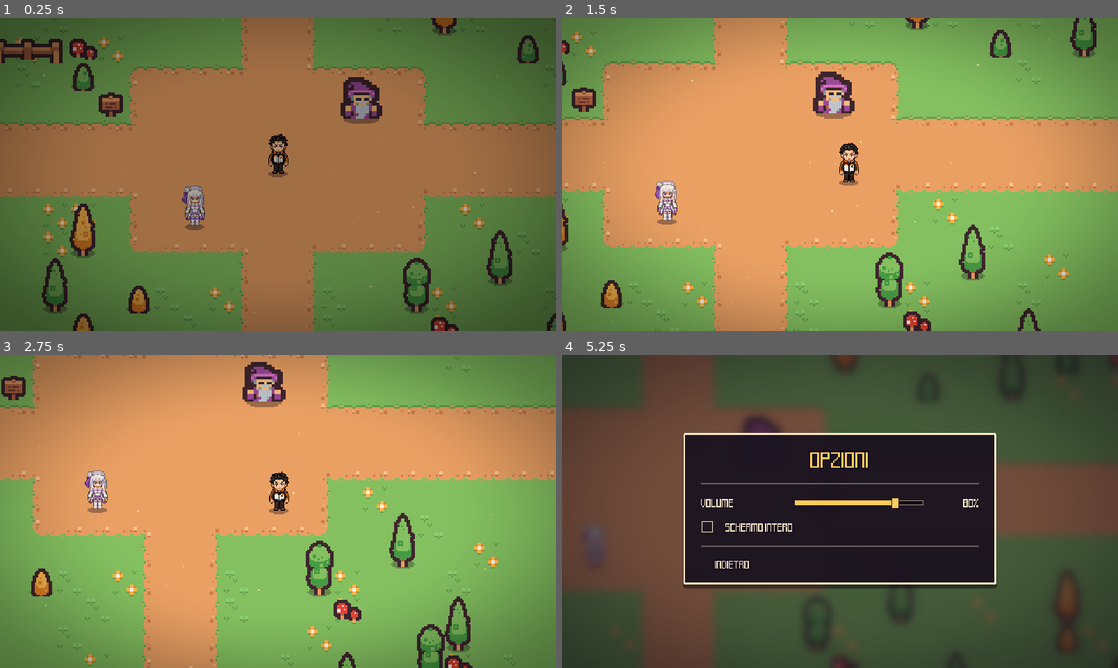
Above: before the commit, frames 1-4 (two rows, left to right).
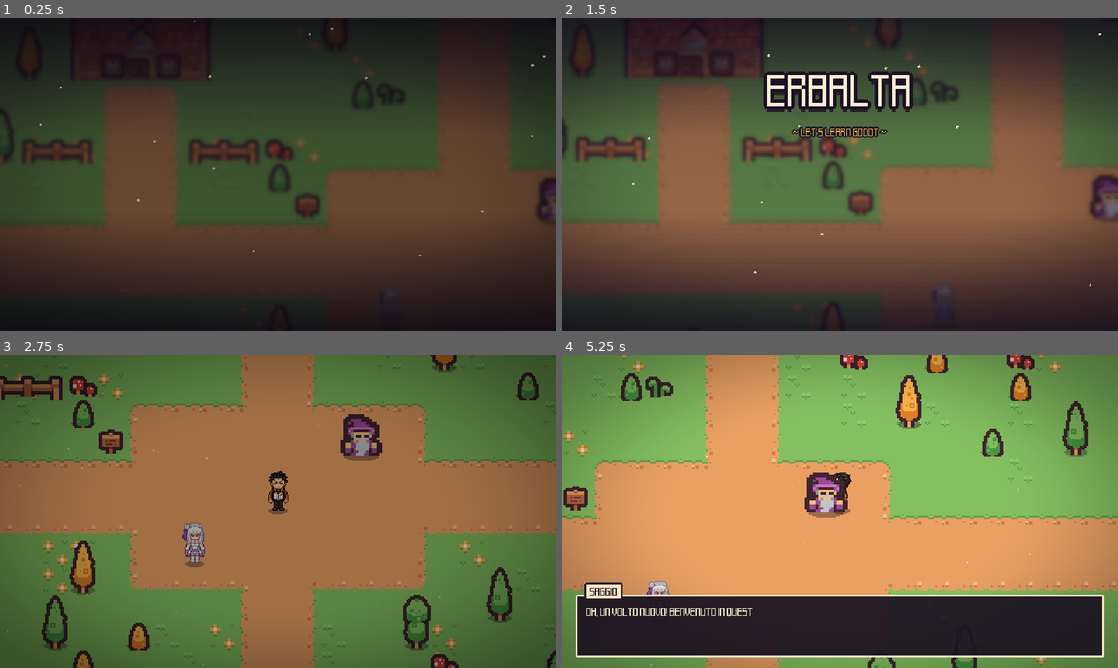
Above: after the commit, the same moments.

Repository: biagio-scaglia/let-s-learn-godot-
Game: Godot game, scene res://ui/title_screen.tscn
The game is run twice, just before and just after one commit, with the same random seed, the same clock (stepped at 60 frames per second) and the same inputs. Before the commit the project starts from res://world/main.tscn.
Inputs (mouse positions are in pixels of both pictures, inside the frame that each line leads up to):
- Up to frame 1 (0.25 s): no input
- Up to frame 2 (1.5 s): move the mouse to (962, 158) at 0.52 s; hold D (move_right) 0.53-1.28 s; hold Shift (run) 0.53-1.28 s; move the mouse to (728, 190) at 1.27 s; hold S (move_down) from 1.28 s (still down); tap E (interact) at 1.35 s
- Up to frame 3 (2.75 s): tap Shift (run) at 1.55 s; release S (move_down) at 2 s; click (322, 530) at 2 s, where only the run after the commit has a clickable "Nuova partita"
- Up to frame 4 (5.25 s): move the mouse to (895, 442) at 2.77 s; hold D (move_right) 2.78-3.53 s; hold Shift (run) 2.78-3.53 s; move the mouse to (812, 574) at 3.52 s; hold W (move_up) 3.53-4.28 s; tap Shift (run) at 3.6, 4.55 s; move the mouse to (1006, 558) at 4.27 s; hold A (move_left) 4.28-5 s; hold E (interact) 4.28-5 s; tap Escape (pause) at 4.9 s; click (851, 508) at 5 s, where only the run before the commit has a clickable "Opzioni"

The runs differ from the first frame. In frame 1, 98% of the frame differs, in the area x 0-100%, y 0-100%; in frame 2, 99%; in frame 3, 99%; in frame 4, 99%.

Commit message:
Aggiunge la schermata iniziale e la imposta come scena principale

Diff:
--- a/let's-learn-godot/project.godot
+++ b/let's-learn-godot/project.godot
@@ -11,7 +11,7 @@
 [application]
 
 config/name="let's learn godot"
-run/main_scene="res://world/main.tscn"
+run/main_scene="res://ui/title_screen.tscn"
 config/features=PackedStringArray("4.7", "Forward Plus")
 config/icon="res://icon.svg"
 
--- /dev/null
+++ b/let's-learn-godot/ui/title_screen.gd
@@ -0,0 +1,104 @@
+extends Node2D
+## La schermata iniziale: il villaggio vero sullo sfondo, una camera che scorre piano,
+## il titolo che scende e il menu che compare voce per voce.
+
+## La camera va avanti e indietro tra questi due punti del villaggio.
+const PAN_FROM := Vector2(430, 300)
+const PAN_TO := Vector2(880, 430)
+const PAN_SECONDS := 16.0
+
+@onready var camera: Camera2D = $Camera2D
+@onready var title: Label = %Title
+@onready var subtitle: Label = %Subtitle
+@onready var menu: Control = %Menu
+@onready var footer: Control = %Footer
+@onready var version: Control = %Version
+@onready var options: Control = %OptionsMenu
+@onready var new_game_button: MenuItem = %NewGame
+@onready var options_button: MenuItem = %Options
+@onready var quit_button: MenuItem = %Quit
+
+
+func _ready() -> void:
+	_add_village_background()
+	camera.position = PAN_FROM
+	camera.make_current()
+	_pan_camera()
+
+	new_game_button.pressed.connect(_on_new_game)
+	options_button.pressed.connect(_on_options)
+	quit_button.pressed.connect(get_tree().quit)
+	options.closed.connect(_on_options_closed)
+	_intro()
+
+
+## Lo sfondo è il villaggio vero (con il Saggio che respira ed Emilia in piazza),
+## ma senza Subaru: lo togliamo prima di aggiungerlo alla scena.
+func _add_village_background() -> void:
+	var village: Node = load(Game.FIRST_LEVEL).instantiate()
+	var player := village.get_node("World/Subaru")
+	player.get_parent().remove_child(player)
+	player.free()
+	add_child(village)
+	move_child(village, 0)
+
+
+func _pan_camera() -> void:
+	var t := create_tween().set_loops()
+	t.tween_property(camera, "position", PAN_TO, PAN_SECONDS).set_trans(Tween.TRANS_SINE).set_ease(Tween.EASE_IN_OUT)
+	t.tween_property(camera, "position", PAN_FROM, PAN_SECONDS).set_trans(Tween.TRANS_SINE).set_ease(Tween.EASE_IN_OUT)
+
+
+## Entrata: il titolo scende dall'alto, poi sottotitolo e voci del menu una alla volta.
+func _intro() -> void:
+	var title_y := title.position.y
+	title.position.y = title_y - 28
+	for node in [title, subtitle, footer, version]:
+		node.modulate.a = 0.0
+	var items := menu.get_children()
+	for item in items:
+		item.modulate.a = 0.0
+
+	var t := create_tween()
+	t.tween_interval(0.35)
+	t.tween_property(title, "modulate:a", 1.0, 0.5)
+	t.parallel().tween_property(title, "position:y", title_y, 0.8).set_trans(Tween.TRANS_BACK).set_ease(Tween.EASE_OUT)
+	t.tween_property(subtitle, "modulate:a", 1.0, 0.4)
+	for item in items:
+		t.tween_property(item, "modulate:a", 1.0, 0.18)
+	t.tween_property(footer, "modulate:a", 1.0, 0.3)
+	t.parallel().tween_property(version, "modulate:a", 1.0, 0.3)
+	t.tween_callback(new_game_button.focus_silently)
+	t.tween_callback(_float_title.bind(title_y))
+
+
+## Il titolo "galleggia" piano su e giù.
+func _float_title(base_y: float) -> void:
+	var t := create_tween().set_loops()
+	t.tween_property(title, "position:y", base_y - 3.0, 1.4).set_trans(Tween.TRANS_SINE).set_ease(Tween.EASE_IN_OUT)
+	t.tween_property(title, "position:y", base_y, 1.4).set_trans(Tween.TRANS_SINE).set_ease(Tween.EASE_IN_OUT)
+
+
+func _on_new_game() -> void:
+	# Niente doppi clic: il menu non risponde più.
+	for item in menu.get_children():
+		item.disabled = true
+	Game.new_game()
+
+
+func _on_options() -> void:
+	_show_title_texts(false)
+	options.open()
+
+
+func _on_options_closed() -> void:
+	_show_title_texts(true)
+	options_button.focus_silently()
+
+
+## Nasconde (o mostra) titolo, menu e scritte, per lasciare spazio alle opzioni.
+func _show_title_texts(on: bool) -> void:
+	menu.visible = on
+	var t := create_tween().set_parallel()
+	for node in [title, subtitle, footer, version]:
+		t.tween_property(node, "modulate:a", 1.0 if on else 0.0, 0.15)
--- /dev/null
+++ b/let's-learn-godot/ui/title_screen.tscn
@@ -0,0 +1,181 @@
+[gd_scene load_steps=12 format=3]
+
+[ext_resource type="Script" path="res://ui/title_screen.gd" id="1_script"]
+[ext_resource type="Script" path="res://ui/menu_item.gd" id="2_item"]
+[ext_resource type="PackedScene" path="res://ui/options_menu.tscn" id="3_options"]
+[ext_resource type="Shader" path="res://effects/pause_blur.gdshader" id="4_blur"]
+
+[sub_resource type="ShaderMaterial" id="bg_blur"]
+shader = ExtResource("4_blur")
+shader_parameter/amount = 1.0
+shader_parameter/max_blur = 1.4
+shader_parameter/tint = Color(0.06, 0.03, 0.1, 0.22)
+
+[sub_resource type="Gradient" id="shade_gradient"]
+offsets = PackedFloat32Array(0, 0.38, 0.62, 1)
+colors = PackedColorArray(0.06, 0.03, 0.1, 0.78, 0.06, 0.03, 0.1, 0.25, 0.06, 0.03, 0.1, 0.2, 0.06, 0.03, 0.1, 0.82)
+
+[sub_resource type="GradientTexture2D" id="shade_tex"]
+gradient = SubResource("shade_gradient")
+width = 8
+height = 64
+fill_to = Vector2(0, 1)
+
+[sub_resource type="Gradient" id="petal_fade"]
+offsets = PackedFloat32Array(0, 0.12, 0.85, 1)
+colors = PackedColorArray(1, 1, 1, 0, 1, 1, 1, 0.9, 1, 1, 1, 0.9, 1, 1, 1, 0)
+
+[sub_resource type="Gradient" id="petal_colors"]
+offsets = PackedFloat32Array(0, 0.5, 1)
+colors = PackedColorArray(1, 0.78, 0.86, 1, 1, 0.95, 0.85, 1, 1, 0.85, 0.6, 1)
+
+[sub_resource type="Curve" id="petal_size"]
+_data = [Vector2(0, 0.6), 0.0, 0.0, 0, 0, Vector2(0.2, 1), 0.0, 0.0, 0, 0, Vector2(1, 0.8), 0.0, 0.0, 0, 0]
+point_count = 3
+
+[node name="Title" type="Node2D"]
+script = ExtResource("1_script")
+
+[node name="Camera2D" type="Camera2D" parent="."]
+position_smoothing_enabled = false
+
+[node name="UI" type="CanvasLayer" parent="."]
+layer = 6
+
+[node name="BackgroundBlur" type="ColorRect" parent="UI"]
+material = SubResource("bg_blur")
+anchors_preset = 15
+anchor_right = 1.0
+anchor_bottom = 1.0
+grow_horizontal = 2
+grow_vertical = 2
+mouse_filter = 2
+
+[node name="Shade" type="TextureRect" parent="UI"]
+anchors_preset = 15
+anchor_right = 1.0
+anchor_bottom = 1.0
+grow_horizontal = 2
+grow_vertical = 2
+mouse_filter = 2
+texture = SubResource("shade_tex")
+expand_mode = 1
+
+[node name="Petals" type="CPUParticles2D" parent="UI"]
+position = Vector2(300, -12)
+amount = 26
+lifetime = 10.0
+preprocess = 10.0
+emission_shape = 3
+emission_rect_extents = Vector2(380, 4)
+direction = Vector2(0.35, 1)
+spread = 20.0
+gravity = Vector2(6, 8)
+initial_velocity_min = 14.0
+initial_velocity_max = 26.0
+angular_velocity_min = -120.0
+angular_velocity_max = 120.0
+scale_amount_min = 2.0
+scale_amount_max = 3.0
+scale_amount_curve = SubResource("petal_size")
+color_ramp = SubResource("petal_fade")
+color_initial_ramp = SubResource("petal_colors")
+
+[node name="Title" type="Label" parent="UI"]
+unique_name_in_owner = true
+anchors_preset = 5
+anchor_left = 0.5
+anchor_right = 0.5
+offset_left = -300.0
+offset_top = 44.0
+offset_right = 300.0
+offset_bottom = 120.0
+grow_horizontal = 2
+theme_type_variation = &"TitleLabel"
+text = "Erbalta"
+horizontal_alignment = 1
+vertical_alignment = 1
+
+[node name="Subtitle" type="Label" parent="UI"]
+unique_name_in_owner = true
+anchors_preset = 5
+anchor_left = 0.5
+anchor_right = 0.5
+offset_left = -200.0
+offset_top = 124.0
+offset_right = 200.0
+offset_bottom = 144.0
+grow_horizontal = 2
+theme_type_variation = &"SubtitleLabel"
+text = "~ let's learn godot ~"
+horizontal_alignment = 1
+
+[node name="Menu" type="VBoxContainer" parent="UI"]
+unique_name_in_owner = true
+anchors_preset = 8
+anchor_left = 0.5
+anchor_top = 0.5
+anchor_right = 0.5
+anchor_bottom = 0.5
+offset_left = -72.0
+offset_top = 6.0
+offset_right = 174.0
+offset_bottom = 126.0
+grow_horizontal = 2
+grow_vertical = 2
+theme_override_constants/separation = 2
+
+[node name="NewGame" type="Button" parent="UI/Menu"]
+unique_name_in_owner = true
+layout_mode = 2
+text = "Nuova partita"
+script = ExtResource("2_item")
+
+[node name="Options" type="Button" parent="UI/Menu"]
+unique_name_in_owner = true
+layout_mode = 2
+text = "Opzioni"
+script = ExtResource("2_item")
+
+[node name="Quit" type="Button" parent="UI/Menu"]
+unique_name_in_owner = true
+layout_mode = 2
+text = "Esci"
+script = ExtResource("2_item")
+
+[node name="Footer" type="Label" parent="UI"]
+unique_name_in_owner = true
+anchors_preset = 7
+anchor_left = 0.5
+anchor_top = 1.0
+anchor_right = 0.5
+anchor_bottom = 1.0
+offset_left = -250.0
+offset_top = -30.0
+offset_right = 250.0
+offset_bottom = -12.0
+grow_horizontal = 2
+grow_vertical = 0
+theme_type_variation = &"HintLabel"
+text = "Frecce per scegliere - Invio per confermare"
+horizontal_alignment = 1
+
+[node name="Version" type="Label" parent="UI"]
+unique_name_in_owner = true
+anchors_preset = 3
+anchor_left = 1.0
+anchor_top = 1.0
+anchor_right = 1.0
+anchor_bottom = 1.0
+offset_left = -80.0
+offset_top = -30.0
+offset_right = -12.0
+offset_bottom = -12.0
+grow_horizontal = 0
+grow_vertical = 0
+theme_type_variation = &"HintLabel"
+text = "v0.1"
+horizontal_alignment = 2
+
+[node name="OptionsMenu" parent="UI" instance=ExtResource("3_options")]
+unique_name_in_owner = true
Not shown, added: let's-learn-godot/ui/title_screen.gd.uid
